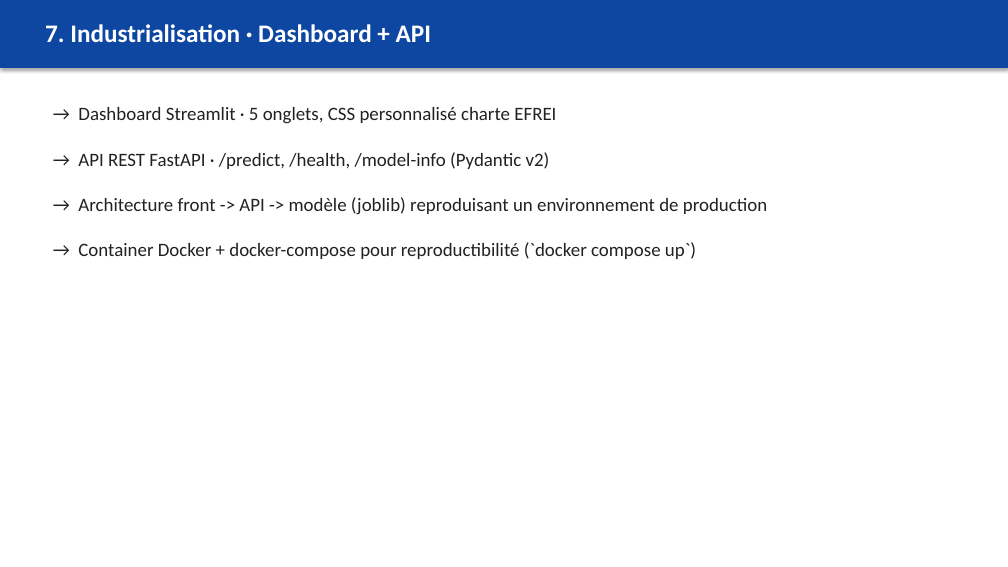
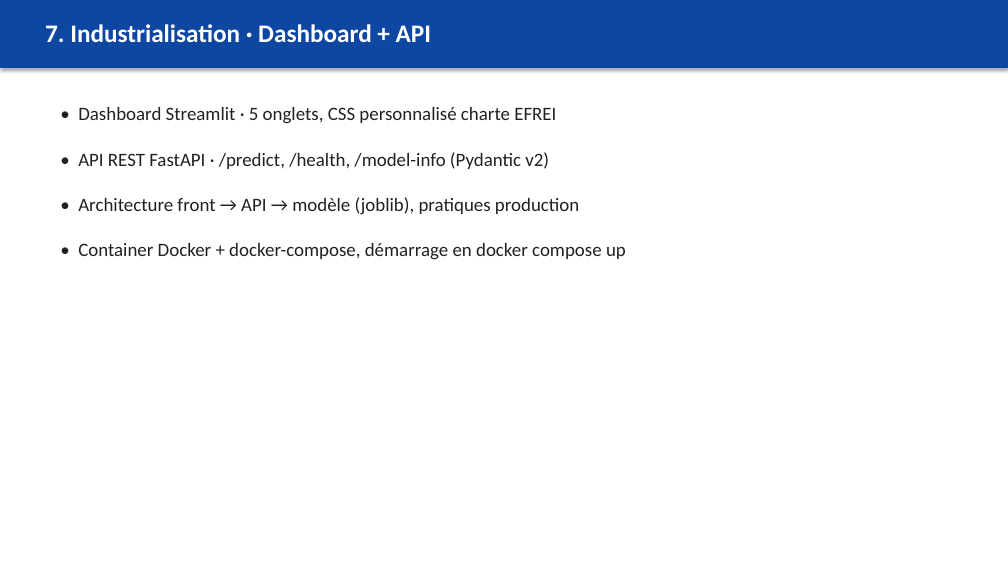
Before and after one commit to Adam-Blf/maintenance-predictive-industrielle, a slide deck: slide 8 of reports/presentation.pptx. Drawn at 1008x567 pixels with LibreOffice and Linux fonts; fonts in the diff are those of the drawing. Boxes give left, top, right and bottom in pixels: in the first picture for what was removed or moved away, otherwise in the second. Text is boxed around its words. In the diff, an @@ line names an element or a change of style, - is before the commit and + after.

```diff
--- a/reports/presentation.pptx
+++ b/reports/presentation.pptx
@@ text at [78, 107, 626, 260]: text changed @@
-→ Dashboard Streamlit · 5 onglets, CSS personnalisé charte EFREI
-→ API REST FastAPI · /predict, /health, /model-info (Pydantic v2)
-→ Architecture front -> API -> modèle (joblib) reproduisant un environnement de production
-→ Container Docker + docker-compose pour reproductibilité (`docker compose up`)
+• Dashboard Streamlit · 5 onglets, CSS personnalisé charte EFREI
+• API REST FastAPI · /predict, /health, /model-info (Pydantic v2)
+• Architecture front → API → modèle (joblib), pratiques production
+• Container Docker + docker-compose, démarrage en docker compose up
```
Also in this commit, not shown: 7 other slides changed, 3 other files.
